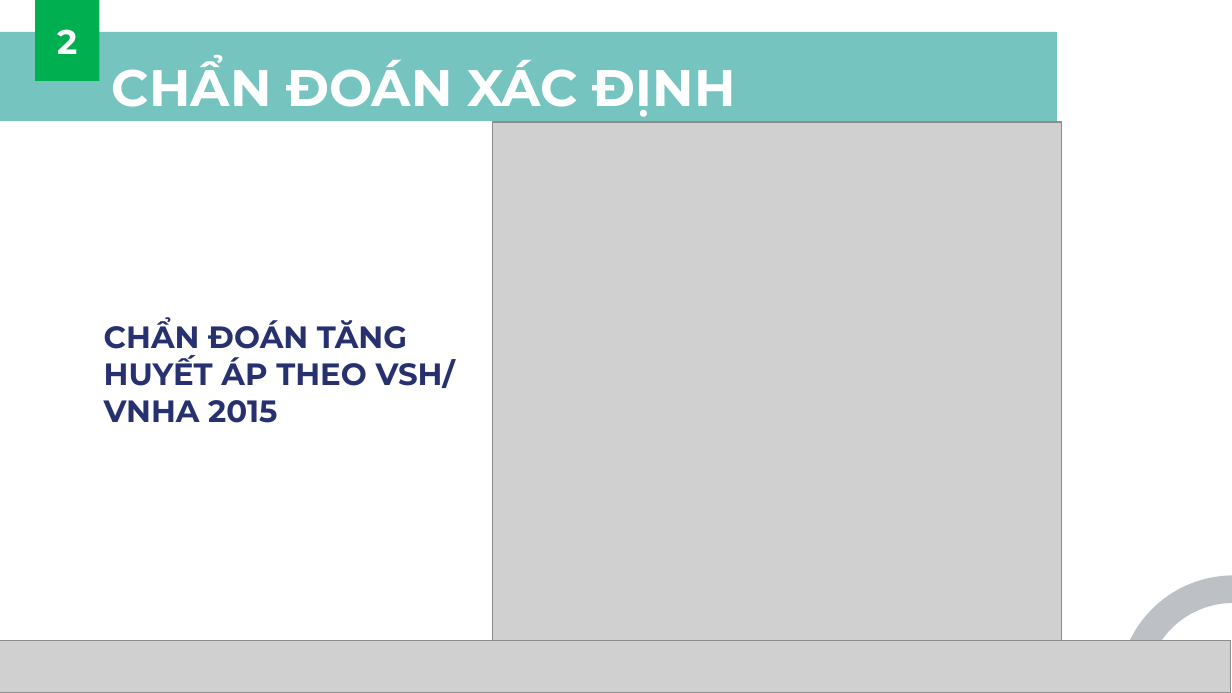
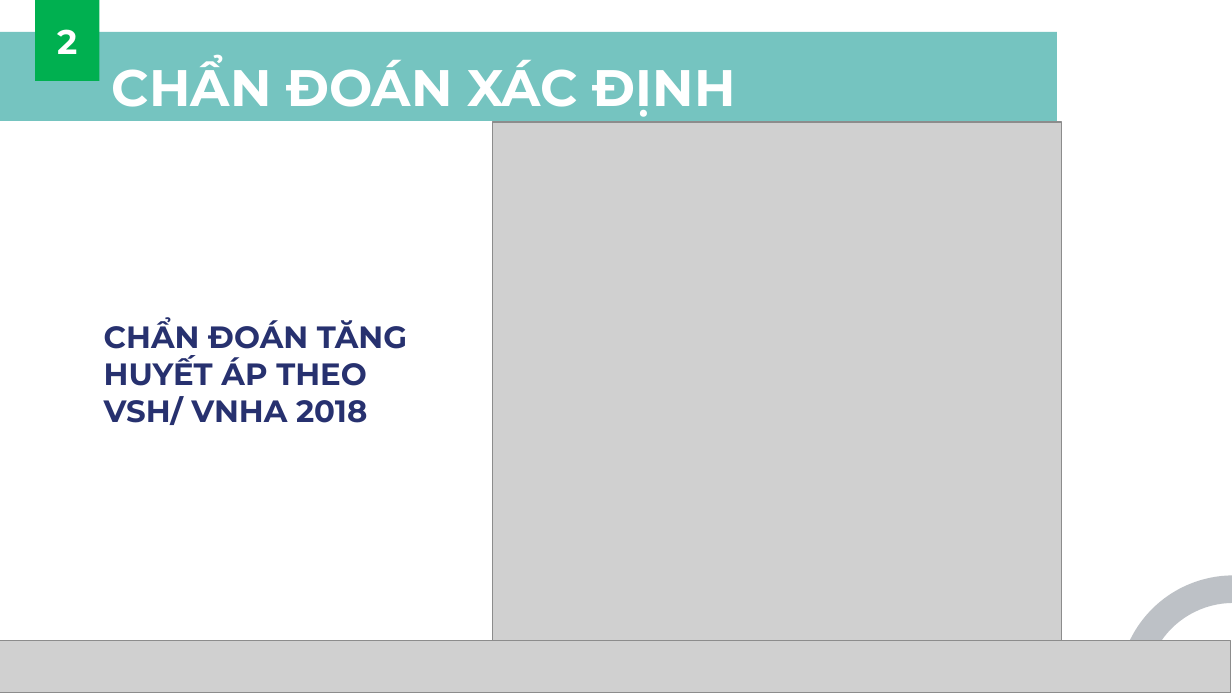
Before and after one commit to MedPocket/HPMUDocs-2021, a slide deck: slide 16 of Nghien-cuu-khoa-hoc/Nhom-4_K39C_Thuyet-trinh-NCKH.pptx. Drawn at 1232x693 pixels with LibreOffice and Linux fonts; fonts in the diff are those of the drawing; grey boxes stand for pictures; background and template pictures are left out. Boxes give left, top, right and bottom in pixels: in the first picture for what was removed or moved away, otherwise in the second. Text is boxed around its words. In the diff, an @@ line names an element or a change of style, - is before the commit and + after.

```diff
--- a/Nghien-cuu-khoa-hoc/Nhom-4_K39C_Thuyet-trinh-NCKH.pptx
+++ b/Nghien-cuu-khoa-hoc/Nhom-4_K39C_Thuyet-trinh-NCKH.pptx
@@ text at box(104, 318, 407, 425): text changed @@
-CHẨN ĐOÁN TĂNG HUYẾT ÁP THEO VSH/ VNHA 2015
+CHẨN ĐOÁN TĂNG HUYẾT ÁP THEO VSH/ VNHA 2018
```
Also in this commit, not shown: 22 other slides changed, 4 slides added, 3 slides removed.
